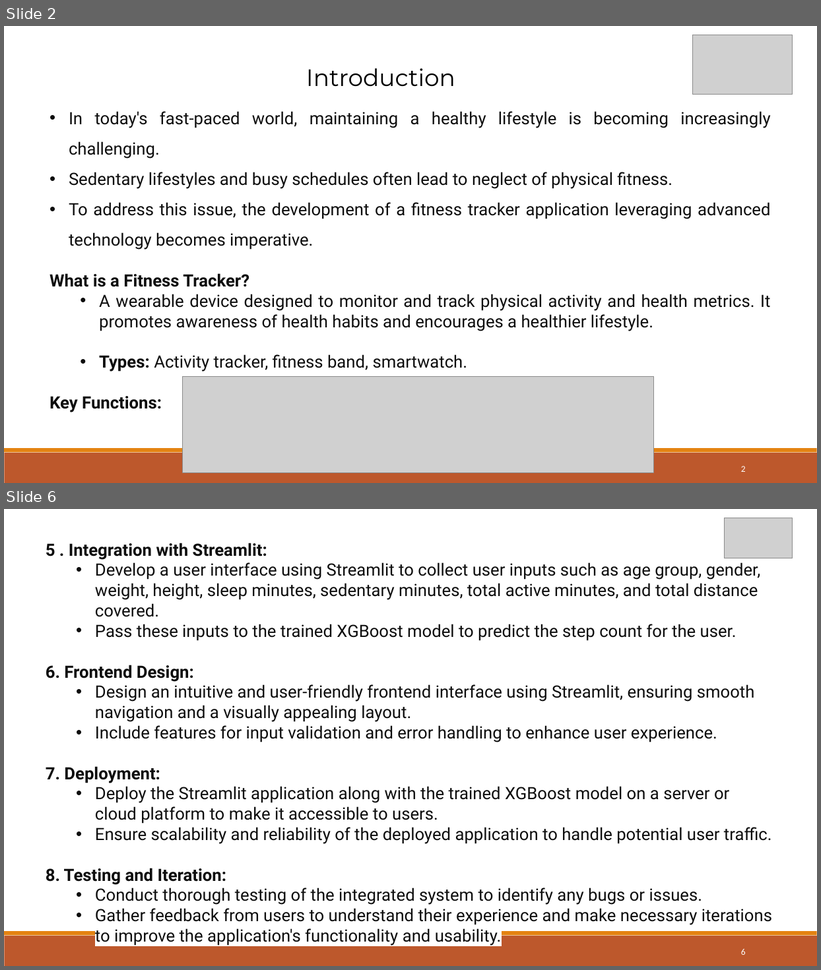
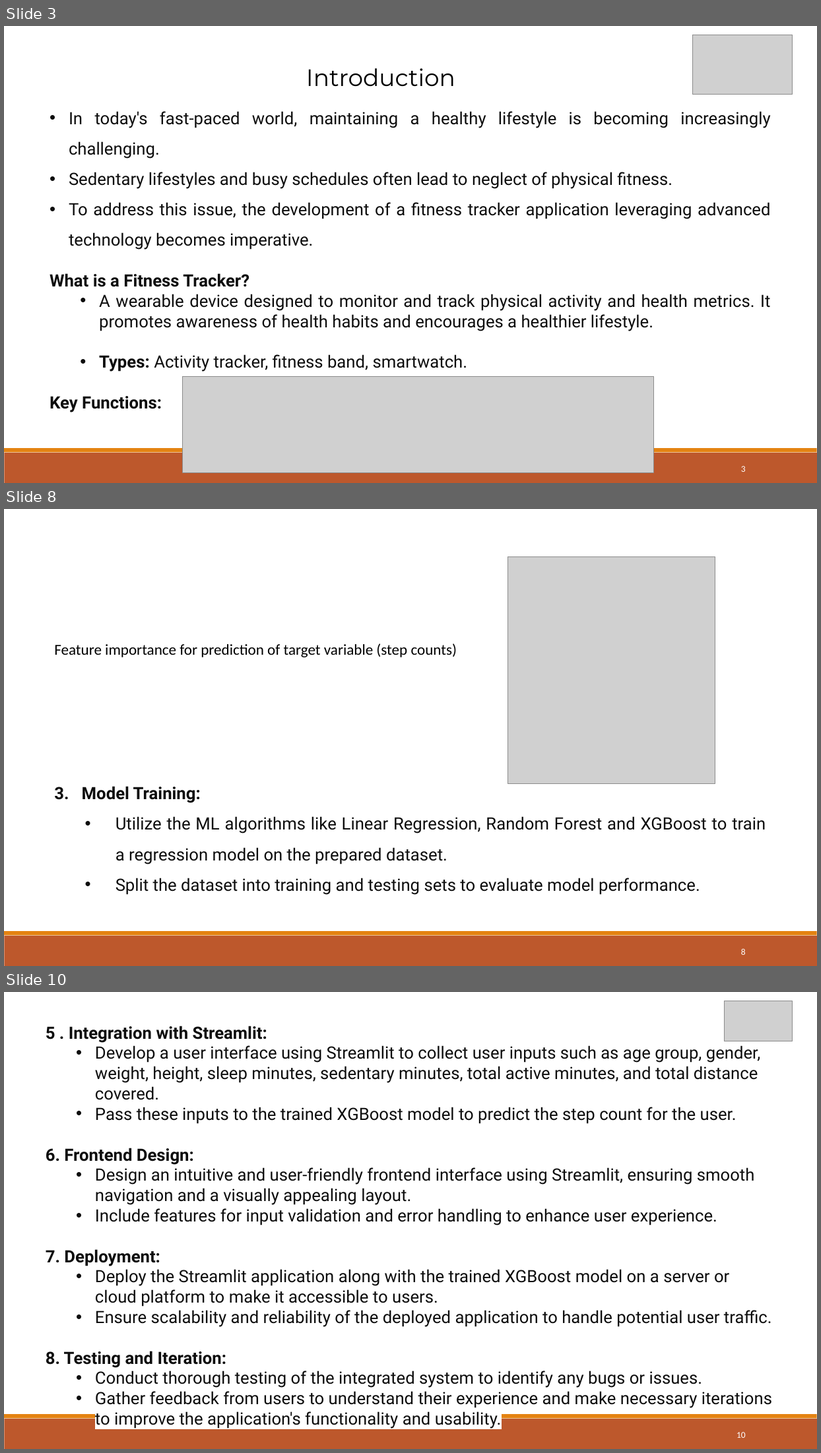
Before and after one commit to mrudulamadhavan/MrudulaAP_Scifor, a slide deck: MainProject/FITNESS TRACKER.pptx. Shown one above the other, each under a label of ours: slides 2 and 6 before the commit, slides 3, 8 and 10 after it; the slides between them are not shown. The pictures are 821x970 and 821x1453 pixels, drawn with LibreOffice and Linux fonts; fonts in the diff are those of the drawing; grey boxes stand for pictures. Boxes give left, top, right and bottom in pixels: in the first picture for what was removed or moved away, otherwise in the second. Text is boxed around its words. In the diff, an @@ line names an element or a change of style, - is before the commit and + after.

```diff
--- a/MainProject/FITNESS TRACKER.pptx
+++ b/MainProject/FITNESS TRACKER.pptx
@@ slide 8 added at (x1=4, y1=509, x2=817, y2=966), background #FFFFFF; not listed: 2 template elements that a slide beside it also shows @@
@@ picture added at (x1=508, y1=557, x2=715, y2=784) @@
@@ text added at (x1=54, y1=644, x2=457, y2=657), 18 pt, text #000000 @@
+Feature importance for prediction of target variable (step counts)
@@ text added at (x1=54, y1=786, x2=766, y2=895), 20 pt, text #0D0D0D @@
+3. Model Training:
+  • Utilize the ML algorithms like Linear Regression, Random Forest and XGBoost to train a regression model on the prepared dataset.
+  • Split the dataset into training and testing sets to evaluate model performance.
@@ page number added at (x1=741, y1=949, x2=746, y2=955), 10.5 pt, text #FFFFFF @@
+8
@@ what was slide 2 is now slide 3 @@
@@ what was slide 6 is now slide 10 @@
@@ page number at (x1=737, y1=1432, x2=746, y2=1438): text changed @@
-6
+10
```
Also in this commit, not shown: 5 slides changed, 3 other slides added, 1 other file.
